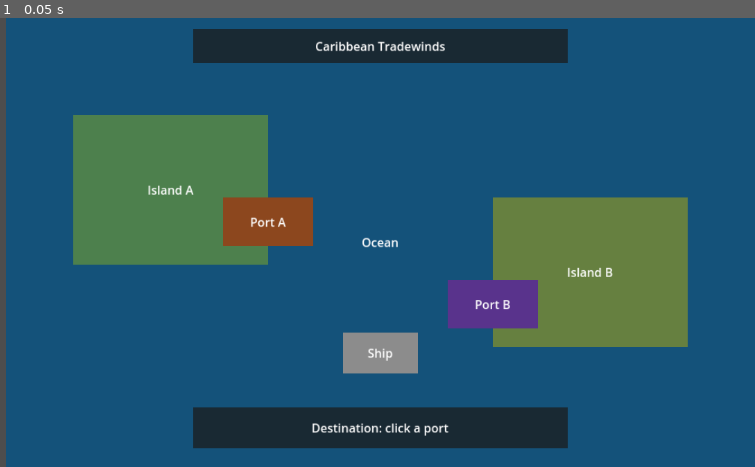
Above: before the commit, frame 1.
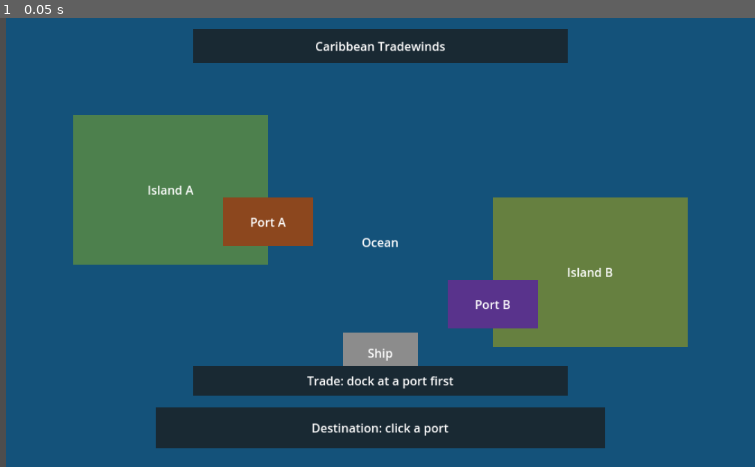
Above: after the commit, the same moment.

Repository: ernesto-tapia/tradewinds
Game: Godot game, scene res://main.tscn
The game is run twice, just before and just after one commit, with the same random seed, the same clock (stepped at 60 frames per second) and the same inputs.
Inputs:
- Up to frame 1 (0.05 s): no input

The runs differ from the first frame. In frame 1, 4.2% of the frame differs, in the area x 20-81%, y 77-96%.

Commit message:
KAN-10: implement and validate story

Diff:
--- a/game/main.gd
+++ b/game/main.gd
@@ -1,13 +1,18 @@
 extends Node2D
 
 var destination_feedback: Label
+var trade_feedback: Label
 var ship: ColorRect
-var ship_speed = 200
+var ship_speed: float = 200.0
 var current_destination: Control
+var docked_port: Control
+var voyage_distance: float = 0.0
+var voyage_time: float = 0.0
+var voyage_progress: float = 0.0
+var remaining_time: float = 0.0
 
 func _ready() -> void:
     print("Caribbean Tradewinds: map ready")
-
     var camera = Camera2D.new()
     camera.name = "MapCamera"
     camera.position = Vector2(500, 300)
@@ -22,31 +27,31 @@
     add_child(camera)
     camera.make_current()
 
-    var ocean = _box("Ocean", Vector2.ZERO, Vector2(1000, 600), Color(0.08, 0.32, 0.48))
-    ocean.mouse_filter = Control.MOUSE_FILTER_IGNORE
-    var island_a = _box("Island A", Vector2(90, 130), Vector2(260, 200), Color(0.3, 0.5, 0.3))
-    island_a.mouse_filter = Control.MOUSE_FILTER_IGNORE
-    var island_b = _box("Island B", Vector2(650, 240), Vector2(260, 200), Color(0.4, 0.5, 0.25))
-    island_b.mouse_filter = Control.MOUSE_FILTER_IGNORE
-
+    _box("Ocean", Vector2.ZERO, Vector2(1000, 600), Color(0.08, 0.32, 0.48))
+    _box("Island A", Vector2(90, 130), Vector2(260, 200), Color(0.3, 0.5, 0.3))
+    _box("Island B", Vector2(650, 240), Vector2(260, 200), Color(0.4, 0.5, 0.25))
     var port_a = _box("Port A", Vector2(290, 240), Vector2(120, 65), Color(0.55, 0.28, 0.12))
     var port_b = _box("Port B", Vector2(590, 350), Vector2(120, 65), Color(0.35, 0.2, 0.55))
     for port in [port_a, port_b]:
+        port.mouse_filter = Control.MOUSE_FILTER_STOP
         port.add_to_group("ports")
         port.set_meta("destination_id", port.name)
         port.gui_input.connect(_on_port_input.bind(port))
 
     ship = _box("Ship", Vector2(450, 420), Vector2(100, 55), Color(0.55, 0.55, 0.55))
+    ship.mouse_filter = Control.MOUSE_FILTER_STOP
     ship.add_to_group("player_ship")
     ship.set_meta("selected", false)
     ship.gui_input.connect(_on_ship_input.bind(ship))
-
-    var title = _box("Caribbean Tradewinds", Vector2(250, 15), Vector2(500, 45), Color(0.1, 0.16, 0.2))
-    title.mouse_filter = Control.MOUSE_FILTER_IGNORE
-    var feedback_box = _box("Destination: click a port", Vector2(250, 520), Vector2(500, 55), Color(0.1, 0.16, 0.2))
-    feedback_box.mouse_filter = Control.MOUSE_FILTER_IGNORE
+    _box("Caribbean Tradewinds", Vector2(250, 15), Vector2(500, 45), Color(0.1, 0.16, 0.2))
+    var feedback_box = _box("Destination: click a port", Vector2(200, 520), Vector2(600, 55), Color(0.1, 0.16, 0.2))
     destination_feedback = feedback_box.get_child(0) as Label
     destination_feedback.add_to_group("destination_feedback")
+    var trade_box = _box("Trade: dock at a port first", Vector2(250, 465), Vector2(500, 40), Color(0.1, 0.16, 0.2))
+    trade_box.mouse_filter = Control.MOUSE_FILTER_STOP
+    trade_box.gui_input.connect(_on_trade_input)
+    trade_feedback = trade_box.get_child(0) as Label
+    _sync_state()
 
 func _box(text: String, at: Vector2, dimensions: Vector2, tint: Color) -> ColorRect:
     var box = ColorRect.new()
@@ -68,25 +73,76 @@
 
 func _on_port_input(event: InputEvent, port: Control) -> void:
     if event is InputEventMouseButton and event.button_index == MOUSE_BUTTON_LEFT and event.pressed:
-        var port_id = str(port.get_meta("destination_id"))
-        set_meta("destination_id", port_id)
-        destination_feedback.text = "Destination: " + port_id
-        current_destination = port
+        sail_to(port)
 
-func _on_ship_input(event: InputEvent, ship: ColorRect) -> void:
+func sail_to(port: Control) -> void:
+    if port == null or not port.is_in_group("ports"):
+        return
+    # Keep the active voyage stable until arrival; another voyage can start immediately after docking.
+    if current_destination != null:
+        return
+    current_destination = port
+    docked_port = null
+    set_meta("destination_id", str(port.get_meta("destination_id")))
+    voyage_distance = ship.position.distance_to(port.position)
+    voyage_time = voyage_distance / maxf(ship_speed, 0.001)
+    voyage_progress = 0.0
+    remaining_time = voyage_time
+    trade_feedback.text = "Trade unavailable: at sea"
+    _sync_state()
+    if is_zero_approx(voyage_distance):
+        _dock()
+    else:
+        _update_voyage_feedback()
+
+func _on_ship_input(event: InputEvent, selected_ship: ColorRect) -> void:
     if event is InputEventMouseButton and event.button_index == MOUSE_BUTTON_LEFT and event.pressed:
-        ship.set_meta("selected", true)
-        ship.color = Color(0.2, 0.6, 0.3)
-        var label = ship.get_child(0) as Label
+        selected_ship.set_meta("selected", true)
+        selected_ship.color = Color(0.2, 0.6, 0.3)
+        var label = selected_ship.get_child(0) as Label
         label.text = "Selected Ship"
 
 func _process(delta: float) -> void:
-    if current_destination:
-        var ship_position = ship.position
-        var destination_position = current_destination.position
-        var direction = (destination_position - ship_position).normalized()
-        ship_position += direction * ship_speed * delta
-        ship.position = ship_position
-        if ship_position.distance_to(destination_position) < 10:
-            current_destination = null
-            destination_feedback.text = "Docked at: " + str(current_destination.get_meta("destination_id")) if current_destination else "Destination: click a port"
+    if current_destination == null:
+        return
+    ship.position = ship.position.move_toward(current_destination.position, maxf(ship_speed, 0.0) * maxf(delta, 0.0))
+    var remaining_distance = ship.position.distance_to(current_destination.position)
+    remaining_time = remaining_distance / maxf(ship_speed, 0.001)
+    voyage_progress = clampf(1.0 - remaining_distance / maxf(voyage_distance, 0.001), 0.0, 1.0)
+    if remaining_distance <= 0.001:
+        _dock()
+    else:
+        _update_voyage_feedback()
+
+func _update_voyage_feedback() -> void:
+    destination_feedback.text = "Destination: %s | %.0f%% | %.1f s remaining" % [str(current_destination.get_meta("destination_id")), voyage_progress * 100.0, remaining_time]
+
+func _dock() -> void:
+    docked_port = current_destination
+    ship.position = docked_port.position
+    var port_id = str(docked_port.get_meta("destination_id"))
+    current_destination = null
+    voyage_progress = 1.0
+    remaining_time = 0.0
+    destination_feedback.text = "Docked at: %s | 100%% | click a port to sail" % port_id
+    trade_feedback.text = "Trade available at %s: click to check" % port_id
+    _sync_state()
+
+func can_trade() -> bool:
+    return docked_port != null and current_destination == null
+
+func request_trade() -> bool:
+    if not can_trade():
+        trade_feedback.text = "Trade unavailable: dock at a port first"
+        return false
+    trade_feedback.text = "Trade permitted at %s" % str(docked_port.get_meta("destination_id"))
+    return true
+
+func _on_trade_input(event: InputEvent) -> void:
+    if event is InputEventMouseButton and event.button_index == MOUSE_BUTTON_LEFT and event.pressed:
+        request_trade()
+
+func _sync_state() -> void:
+    set_meta("at_sea", current_destination != null or docked_port == null)
+    set_meta("can_trade", can_trade())
+    set_meta("docked_port_id", str(docked_port.get_meta("destination_id")) if docked_port != null else "")
--- a/game/main.tscn
+++ b/game/main.tscn
@@ -1,4 +1,7 @@
-[gd_scene load_steps=2 format=3]
+[gd_scene load_steps=3 format=3]
 [ext_resource type="Script" path="res://main.gd" id="1"]
+[ext_resource type="Script" path="res://voyage_check.gd" id="2"]
 [node name="Main" type="Node2D"]
 script=ExtResource("1")
+[node name="VoyageInteractionCheck" type="Node" parent="."]
+script=ExtResource("2")
--- /dev/null
+++ b/game/voyage_check.gd
@@ -0,0 +1,67 @@
+extends Node
+
+# Headless interaction regression, executed by the configured smoke launch.
+# Uses viewport mouse events for destinations and the trade rectangle.
+func _ready() -> void:
+    if DisplayServer.get_name() == "headless":
+        call_deferred("check_voyages")
+
+func click_control(control: Control) -> void:
+    var point = control.get_global_transform_with_canvas() * (control.size * 0.5)
+    for pressed in [true, false]:
+        var event = InputEventMouseButton.new()
+        event.button_index = MOUSE_BUTTON_LEFT
+        event.pressed = pressed
+        event.position = point
+        event.global_position = point
+        get_viewport().push_input(event, true)
+    await get_tree().process_frame
+
+func require_condition(value: bool, message: String) -> bool:
+    if not value:
+        push_error("KAN-10 interaction: " + message)
+        get_tree().quit(1)
+    return value
+
+func check_voyages() -> void:
+    await get_tree().process_frame
+    var game = get_parent()
+    game.set_process(false)
+    var port_a = game.get_node("Port A") as Control
+    var port_b = game.get_node("Port B") as Control
+    var trade = game.trade_feedback.get_parent() as Control
+    var node_count = game.get_child_count()
+    for port in [port_a, port_b, port_a, port_b]:
+        await click_control(port)
+        if not require_condition(game.current_destination == port, "destination center click must start sailing to " + str(port.name)):
+            return
+        if not require_condition(not game.can_trade() and game.get_meta("at_sea"), "departure must disable trade"):
+            return
+        await click_control(trade)
+        if not require_condition("unavailable" in game.trade_feedback.text and not game.request_trade(), "trade clicks and requests must be rejected at sea"):
+            return
+        var start: Vector2 = game.ship.position
+        var duration: float = game.voyage_time
+        if not require_condition(duration > 0.0, "voyage must have a positive travel time"):
+            return
+        game._process(duration * 0.5)
+        if not require_condition(game.ship.position != start and is_equal_approx(game.voyage_progress, 0.5), "half the travel time must move the ship to 50 percent"):
+            return
+        if not require_condition("50%" in game.destination_feedback.text and game.remaining_time > 0.0, "visible progress and remaining time must update"):
+            return
+        game._process(duration)
+        if not require_condition(game.current_destination == null and game.docked_port == port and game.can_trade(), "arrival must dock and restore trading"):
+            return
+        if not require_condition(game.voyage_progress == 1.0 and game.remaining_time == 0.0, "arrival must complete progress"):
+            return
+        var stopped: Vector2 = game.ship.position
+        game._process(10.0)
+        if not require_condition(game.ship.position == stopped, "ship must remain stopped after arrival"):
+            return
+        await click_control(trade)
+        if not require_condition("permitted" in game.trade_feedback.text, "trade click must succeed while docked"):
+            return
+        if not require_condition(game.get_child_count() == node_count, "travel must not recreate static UI"):
+            return
+    game.set_process(true)
+    print("KAN-10 interaction passed: viewport clicks sailed A/B/A/B; midpoint progress, arrival stop, at-sea trade rejection and docked trade verified")
Not shown, added: game/voyage_check.gd.uid
